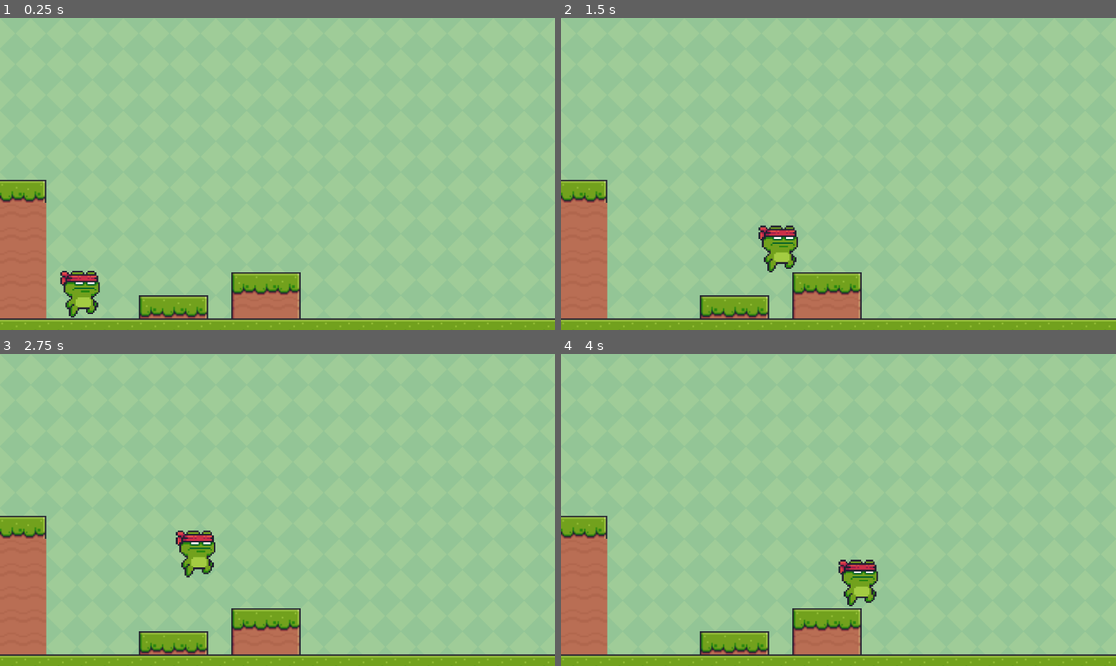
Above: before the commit, frames 1-4 (two rows, left to right).
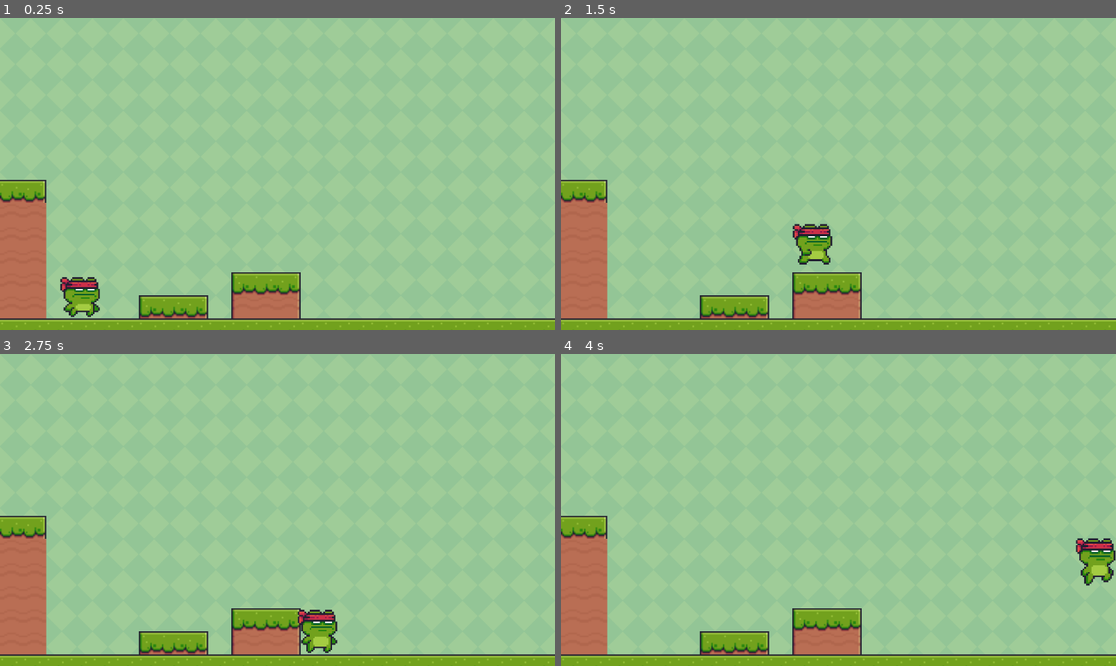
Above: after the commit, the same moments.

Repository: RayLin1230/Godot-Intro
Game: Godot game, scene res://main.tscn
Same seed, same stepped clock (60 frames per second), same inputs: the game is played once before the commit and once after it.
Inputs:
- Up to frame 1 (0.25 s): no input
- Up to frame 2 (1.5 s): tap Enter (ui_accept) at 0.5, 0.6 s; hold Right (ui_right) from 0.53 s (still down); tap Space (jump, bound only after the commit) at 0.77, 0.8, 1.07, 1.35 s
- Up to frame 3 (2.75 s): tap Space (jump, bound only after the commit) at 1.52, 1.82, 2.3 s; tap Enter (ui_accept) at 1.55, 2.1 s; release Right (ui_right) at 2.03 s; hold Left (ui_left) from 2.03 s (still down)
- Up to frame 4 (4 s): release Left (ui_left) at 2.78 s; hold Right (ui_right) from 2.78 s (still down); tap Enter (ui_accept) at 2.85 s; tap Space (jump, bound only after the commit) at 3.02, 3.32, 3.6, 3.77 s

The runs differ from the first frame. In frame 1, 0.7% of the frame differs, in the area x 10-19%, y 81-96%; in frame 2, 1.5%; in frame 3, 1.6%; in frame 4, 1.6%, in the area x 49-100%, y 59-81%.

Commit message:
Part 1 video finished: sprite animation, character movement tweaks, input map

Diff:
--- a/tutorial/project.godot
+++ b/tutorial/project.godot
@@ -14,3 +14,28 @@
 run/main_scene="res://main.tscn"
 config/features=PackedStringArray("4.3", "Forward Plus")
 config/icon="res://icon.svg"
+
+[input]
+
+left={
+"deadzone": 0.5,
+"events": [Object(InputEventKey,"resource_local_to_scene":false,"resource_name":"","device":-1,"window_id":0,"alt_pressed":false,"shift_pressed":false,"ctrl_pressed":false,"meta_pressed":false,"pressed":false,"keycode":0,"physical_keycode":4194319,"key_label":0,"unicode":0,"location":0,"echo":false,"script":null)
+, Object(InputEventKey,"resource_local_to_scene":false,"resource_name":"","device":-1,"window_id":0,"alt_pressed":false,"shift_pressed":false,"ctrl_pressed":false,"meta_pressed":false,"pressed":false,"keycode":0,"physical_keycode":65,"key_label":0,"unicode":97,"location":0,"echo":false,"script":null)
+]
+}
+right={
+"deadzone": 0.5,
+"events": [Object(InputEventKey,"resource_local_to_scene":false,"resource_name":"","device":-1,"window_id":0,"alt_pressed":false,"shift_pressed":false,"ctrl_pressed":false,"meta_pressed":false,"pressed":false,"keycode":0,"physical_keycode":4194321,"key_label":0,"unicode":0,"location":0,"echo":false,"script":null)
+, Object(InputEventKey,"resource_local_to_scene":false,"resource_name":"","device":-1,"window_id":0,"alt_pressed":false,"shift_pressed":false,"ctrl_pressed":false,"meta_pressed":false,"pressed":false,"keycode":0,"physical_keycode":68,"key_label":0,"unicode":100,"location":0,"echo":false,"script":null)
+]
+}
+jump={
+"deadzone": 0.5,
+"events": [Object(InputEventKey,"resource_local_to_scene":false,"resource_name":"","device":-1,"window_id":0,"alt_pressed":false,"shift_pressed":false,"ctrl_pressed":false,"meta_pressed":false,"pressed":false,"keycode":0,"physical_keycode":32,"key_label":0,"unicode":32,"location":0,"echo":false,"script":null)
+, Object(InputEventKey,"resource_local_to_scene":false,"resource_name":"","device":-1,"window_id":0,"alt_pressed":false,"shift_pressed":false,"ctrl_pressed":false,"meta_pressed":false,"pressed":false,"keycode":0,"physical_keycode":4194320,"key_label":0,"unicode":0,"location":0,"echo":false,"script":null)
+]
+}
+
+[physics]
+
+2d/default_gravity=2500.0
--- a/tutorial/scenes/main_character.gd
+++ b/tutorial/scenes/main_character.gd
@@ -1,25 +1,36 @@
 extends CharacterBody2D
 
 
-const SPEED = 300.0
-const JUMP_VELOCITY = -400.0
+const SPEED = 400.0
+const JUMP_VELOCITY = -900.0
 
+@onready var sprite_2d: AnimatedSprite2D = $Sprite2D
 
 func _physics_process(delta: float) -> void:
+	# Animations
+	if (velocity.x > 1 || velocity.x < -1):
+		sprite_2d.animation = "running"
+	else:
+		sprite_2d.animation = "default"
+
 	# Add the gravity.
 	if not is_on_floor():
 		velocity += get_gravity() * delta
+		sprite_2d.animation = "jumping"
 
 	# Handle jump.
-	if Input.is_action_just_pressed("ui_accept") and is_on_floor():
+	if Input.is_action_just_pressed("jump") and is_on_floor():
 		velocity.y = JUMP_VELOCITY
 
 	# Get the input direction and handle the movement/deceleration.
 	# As good practice, you should replace UI actions with custom gameplay actions.
-	var direction := Input.get_axis("ui_left", "ui_right")
+	var direction := Input.get_axis("left", "right")
 	if direction:
 		velocity.x = direction * SPEED
 	else:
-		velocity.x = move_toward(velocity.x, 0, SPEED)
+		velocity.x = move_toward(velocity.x, 0, 12)
 
 	move_and_slide()
+
+	var isLeft = velocity.x < 0
+	sprite_2d.flip_h = isLeft
--- a/tutorial/scenes/main_character.tscn
+++ b/tutorial/scenes/main_character.tscn
@@ -1,21 +1,207 @@
-[gd_scene load_steps=4 format=3 uid="uid://byqcj66q0h78w"]
+[gd_scene load_steps=30 format=3 uid="uid://byqcj66q0h78w"]
 
 [ext_resource type="Texture2D" uid="uid://juxohkxc8skk" path="res://Jump (32x32).png" id="1_7u1sr"]
 [ext_resource type="Script" path="res://scenes/main_character.gd" id="1_bwvvt"]
+[ext_resource type="Texture2D" uid="uid://cmeanhwrjigxd" path="res://Idle (32x32).png" id="2_qr737"]
+[ext_resource type="Texture2D" uid="uid://bofv4gu0466fs" path="res://Run (32x32).png" id="4_mfm4p"]
+
+[sub_resource type="AtlasTexture" id="AtlasTexture_egs1t"]
+atlas = ExtResource("2_qr737")
+region = Rect2(0, 0, 32, 32)
+
+[sub_resource type="AtlasTexture" id="AtlasTexture_6fv6q"]
+atlas = ExtResource("2_qr737")
+region = Rect2(32, 0, 32, 32)
+
+[sub_resource type="AtlasTexture" id="AtlasTexture_afbt7"]
+atlas = ExtResource("2_qr737")
+region = Rect2(64, 0, 32, 32)
+
+[sub_resource type="AtlasTexture" id="AtlasTexture_lemq0"]
+atlas = ExtResource("2_qr737")
+region = Rect2(96, 0, 32, 32)
+
+[sub_resource type="AtlasTexture" id="AtlasTexture_df2jd"]
+atlas = ExtResource("2_qr737")
+region = Rect2(128, 0, 32, 32)
+
+[sub_resource type="AtlasTexture" id="AtlasTexture_jtfq2"]
+atlas = ExtResource("2_qr737")
+region = Rect2(160, 0, 32, 32)
+
+[sub_resource type="AtlasTexture" id="AtlasTexture_k3ppm"]
+atlas = ExtResource("2_qr737")
+region = Rect2(192, 0, 32, 32)
+
+[sub_resource type="AtlasTexture" id="AtlasTexture_2u8mu"]
+atlas = ExtResource("2_qr737")
+region = Rect2(224, 0, 32, 32)
+
+[sub_resource type="AtlasTexture" id="AtlasTexture_0e436"]
+atlas = ExtResource("2_qr737")
+region = Rect2(256, 0, 32, 32)
+
+[sub_resource type="AtlasTexture" id="AtlasTexture_fphat"]
+atlas = ExtResource("2_qr737")
+region = Rect2(288, 0, 32, 32)
+
+[sub_resource type="AtlasTexture" id="AtlasTexture_8ds6l"]
+atlas = ExtResource("2_qr737")
+region = Rect2(320, 0, 32, 32)
+
+[sub_resource type="AtlasTexture" id="AtlasTexture_v335n"]
+atlas = ExtResource("4_mfm4p")
+region = Rect2(0, 0, 32, 32)
+
+[sub_resource type="AtlasTexture" id="AtlasTexture_yqe3g"]
+atlas = ExtResource("4_mfm4p")
+region = Rect2(32, 0, 32, 32)
+
+[sub_resource type="AtlasTexture" id="AtlasTexture_33sul"]
+atlas = ExtResource("4_mfm4p")
+region = Rect2(64, 0, 32, 32)
+
+[sub_resource type="AtlasTexture" id="AtlasTexture_wou8t"]
+atlas = ExtResource("4_mfm4p")
+region = Rect2(96, 0, 32, 32)
+
+[sub_resource type="AtlasTexture" id="AtlasTexture_c5on0"]
+atlas = ExtResource("4_mfm4p")
+region = Rect2(128, 0, 32, 32)
+
+[sub_resource type="AtlasTexture" id="AtlasTexture_ldto0"]
+atlas = ExtResource("4_mfm4p")
+region = Rect2(160, 0, 32, 32)
+
+[sub_resource type="AtlasTexture" id="AtlasTexture_i2bqh"]
+atlas = ExtResource("4_mfm4p")
+region = Rect2(192, 0, 32, 32)
+
+[sub_resource type="AtlasTexture" id="AtlasTexture_nvpxr"]
+atlas = ExtResource("4_mfm4p")
+region = Rect2(224, 0, 32, 32)
+
+[sub_resource type="AtlasTexture" id="AtlasTexture_re68g"]
+atlas = ExtResource("4_mfm4p")
+region = Rect2(256, 0, 32, 32)
+
+[sub_resource type="AtlasTexture" id="AtlasTexture_x50y2"]
+atlas = ExtResource("4_mfm4p")
+region = Rect2(288, 0, 32, 32)
+
+[sub_resource type="AtlasTexture" id="AtlasTexture_xitoq"]
+atlas = ExtResource("4_mfm4p")
+region = Rect2(320, 0, 32, 32)
+
+[sub_resource type="AtlasTexture" id="AtlasTexture_1wjfl"]
+atlas = ExtResource("4_mfm4p")
+region = Rect2(352, 0, 32, 32)
+
+[sub_resource type="SpriteFrames" id="SpriteFrames_3e1rj"]
+animations = [{
+"frames": [{
+"duration": 1.0,
+"texture": SubResource("AtlasTexture_egs1t")
+}, {
+"duration": 1.0,
+"texture": SubResource("AtlasTexture_6fv6q")
+}, {
+"duration": 1.0,
+"texture": SubResource("AtlasTexture_afbt7")
+}, {
+"duration": 1.0,
+"texture": SubResource("AtlasTexture_lemq0")
+}, {
+"duration": 1.0,
+"texture": SubResource("AtlasTexture_df2jd")
+}, {
+"duration": 1.0,
+"texture": SubResource("AtlasTexture_jtfq2")
+}, {
+"duration": 1.0,
+"texture": SubResource("AtlasTexture_k3ppm")
+}, {
+"duration": 1.0,
+"texture": SubResource("AtlasTexture_2u8mu")
+}, {
+"duration": 1.0,
+"texture": SubResource("AtlasTexture_0e436")
+}, {
+"duration": 1.0,
+"texture": SubResource("AtlasTexture_fphat")
+}, {
+"duration": 1.0,
+"texture": SubResource("AtlasTexture_8ds6l")
+}],
+"loop": true,
+"name": &"default",
+"speed": 20.0
+}, {
+"frames": [{
+"duration": 1.0,
+"texture": ExtResource("1_7u1sr")
+}],
+"loop": true,
+"name": &"jumping",
+"speed": 5.0
+}, {
+"frames": [{
+"duration": 1.0,
+"texture": SubResource("AtlasTexture_v335n")
+}, {
+"duration": 1.0,
+"texture": SubResource("AtlasTexture_yqe3g")
+}, {
+"duration": 1.0,
+"texture": SubResource("AtlasTexture_33sul")
+}, {
+"duration": 1.0,
+"texture": SubResource("AtlasTexture_wou8t")
+}, {
+"duration": 1.0,
+"texture": SubResource("AtlasTexture_c5on0")
+}, {
+"duration": 1.0,
+"texture": SubResource("AtlasTexture_ldto0")
+}, {
+"duration": 1.0,
+"texture": SubResource("AtlasTexture_i2bqh")
+}, {
+"duration": 1.0,
+"texture": SubResource("AtlasTexture_nvpxr")
+}, {
+"duration": 1.0,
+"texture": SubResource("AtlasTexture_re68g")
+}, {
+"duration": 1.0,
+"texture": SubResource("AtlasTexture_x50y2")
+}, {
+"duration": 1.0,
+"texture": SubResource("AtlasTexture_xitoq")
+}, {
+"duration": 1.0,
+"texture": SubResource("AtlasTexture_1wjfl")
+}],
+"loop": true,
+"name": &"running",
+"speed": 20.0
+}]
 
 [sub_resource type="CapsuleShape2D" id="CapsuleShape2D_5jrii"]
 radius = 38.5
-height = 113.0
+height = 98.0
 
 [node name="CharacterBody2D" type="CharacterBody2D"]
 script = ExtResource("1_bwvvt")
 
-[node name="Sprite2D" type="Sprite2D" parent="."]
+[node name="Sprite2D" type="AnimatedSprite2D" parent="."]
 texture_filter = 1
 position = Vector2(49, 266)
 scale = Vector2(3.5625, 3.46875)
-texture = ExtResource("1_7u1sr")
+sprite_frames = SubResource("SpriteFrames_3e1rj")
+autoplay = "default"
+frame_progress = 0.993192
 
 [node name="CollisionShape2D" type="CollisionShape2D" parent="."]
-position = Vector2(47, 267)
+position = Vector2(51, 275)
 shape = SubResource("CapsuleShape2D_5jrii")
Binary file added: tutorial/Idle (32x32).png
Not shown, added: tutorial/Idle (32x32).png.import
Binary file added: tutorial/Run (32x32).png
Not shown, added: tutorial/Run (32x32).png.import
